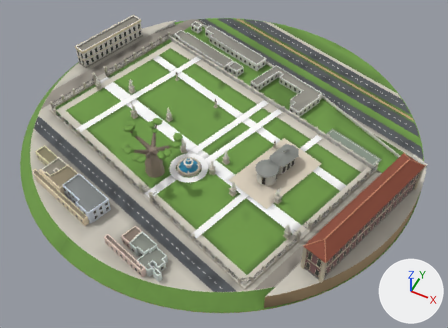
Before and after pictures for a commit that changed the glTF model marcos3d/blender/saida/passeioPublico-praca.glb.
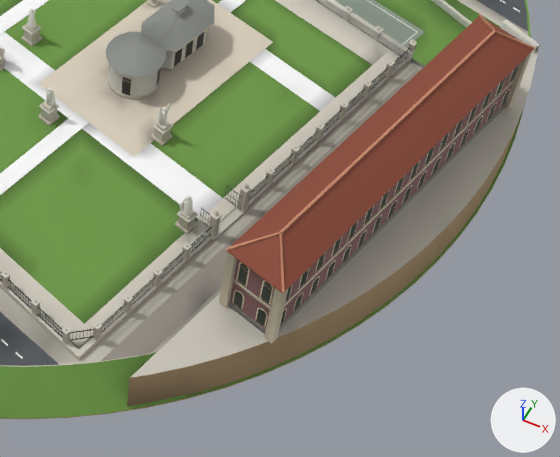
The first picture shows the older version from a 50 mm lens placed at (33.3, -66.0, 75.2), pointed at (3.0, -5.4, -0.5). The close-ups show the older and then the newer version on the part from 48% to 97% of the width and 45% to 100% of the height of that picture. Only the edits that show in the close-ups are written down. Every picture has the same lights, and +X, +Y and +Z are marked at lower right. Vertices at exactly the same position are counted once.

The first close-up shows 'Cafe_Passeio', 'Chao_Base', 'Chao_Colina', 'Chao_Plato_Forte', 'Chao_Praca', 'Chao_Segundo_Plano', 'Estatuas_Marmore', 'Gradil_Passeio', 'Quadra_Exercito', 'Quartel_Forte', 'Quartel_Forte_Telhado', 'Ruas_Entorno' and 2 more.
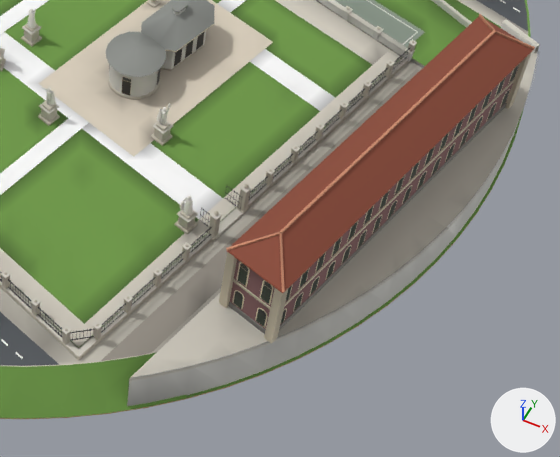
Diff of the bpy script that builds the scene:
```diff
--- a/marcos3d/blender/saida/passeioPublico-praca.glb.py
+++ b/marcos3d/blender/saida/passeioPublico-praca.glb.py
@@ me_chao_plato_forte @@
 # used by ob_chao_plato_forte; location = (0.0, 0.0, 0.0)
-me_chao_plato_forte.from_pydata(...)  # 178 vertices, 290 faces; spans x 19.7..33.2, y -26.8..6.3, z 0.1..3.7
+me_chao_plato_forte.from_pydata(...)  # 216 vertices, 326 faces; spans x 19.7..33.3, y -26.8..6.3, z 0.1..3.7
+# me_chao_plato_forte part 1
+# 2 faces are deleted
+# 38 vertices are added at x 19.7..33.3, y -26.8..5.2, z 3.0..3.2
+# 36 new faces join them, mat_mat_cordao_pedra
+# 2 new faces join them, mat_mat_embasamento_cinza
+# me_chao_plato_forte part 2: 152 kept faces spanning x 19.7..33.2, y -26.8..5.5, z 0.1..3.2 get new vertex colours; the middle colour goes from white #f6f6f6 to white #ececec
+# me_chao_plato_forte part 3: 63 faces spanning x 19.7..33.2, y -26.8..5.2, z 0.1..3.2 switch from mat_mat_corte_terreno to mat_mat_muro_caiado
 me_chao_plato_forte.materials.append(mat_mat_chao_calcada)
```

What differs and where, as boxes [x1, y1, x2, y2] in the close-ups (560 x 457 px):
part 1 of me_chao_plato_forte, built on: after [128, 52, 539, 390]
part 2 of me_chao_plato_forte, recoloured: [127, 50, 538, 406] in both
part 3 of me_chao_plato_forte, recoloured: [127, 118, 520, 406] in both
